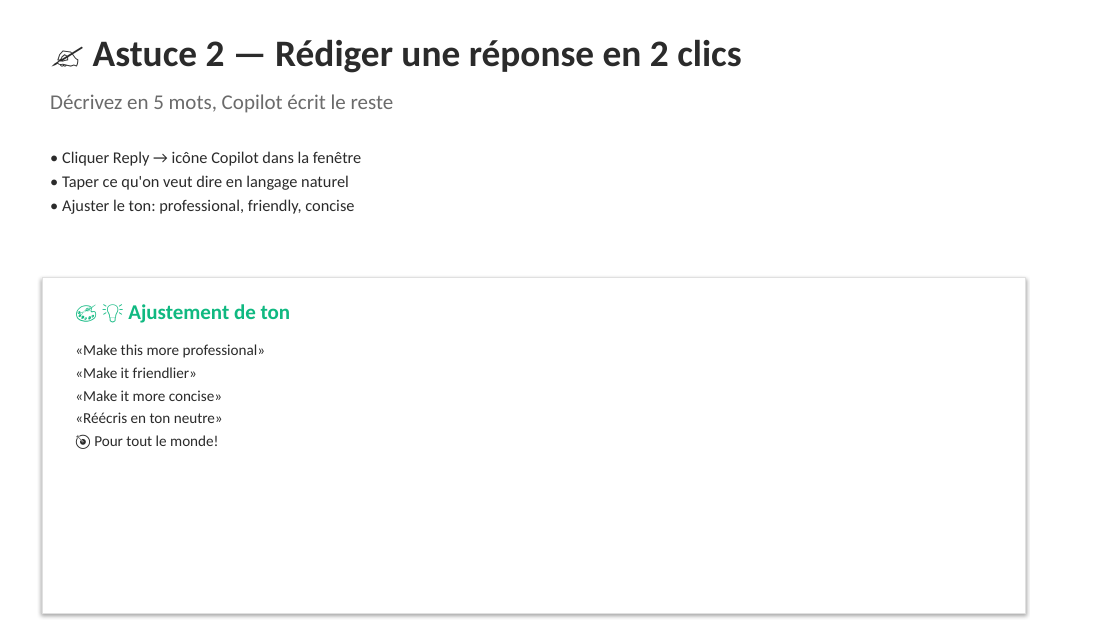
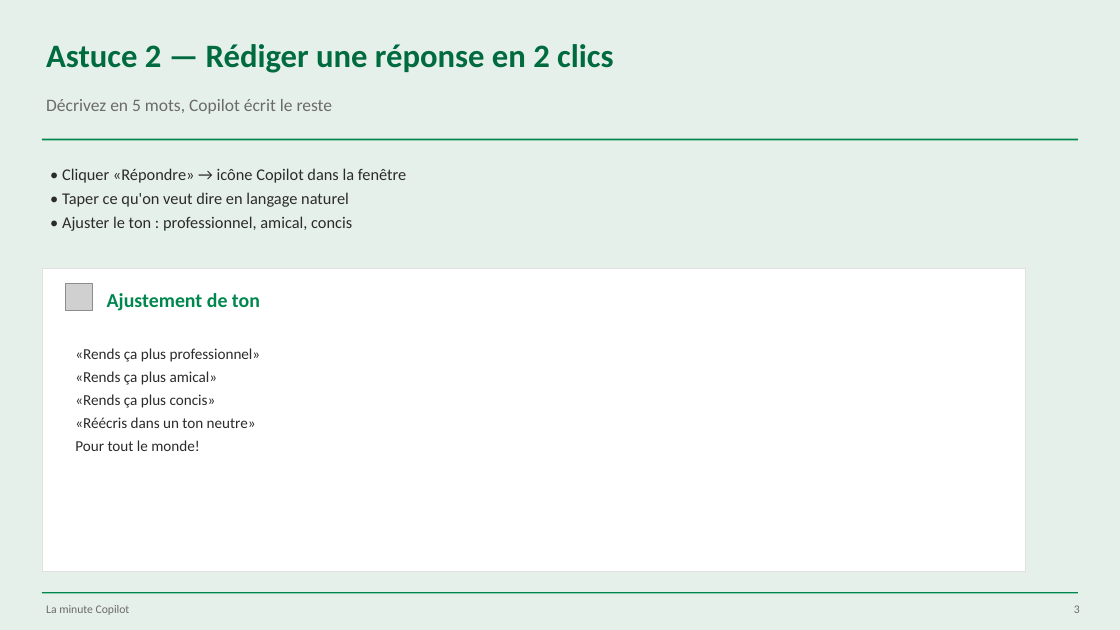
Before and after one commit to martinfou/la-minute-copilot, a slide deck: slide 3 of presentations/La_Minute_Copilot_Outlook.pptx. Drawn at 1120x630 pixels with LibreOffice and Linux fonts; fonts in the diff are those of the drawing; grey boxes stand for pictures. Boxes give left, top, right and bottom in pixels: in the first picture for what was removed or moved away, otherwise in the second. Text is boxed around its words. In the diff, an @@ line names an element or a change of style, - is before the commit and + after.

```diff
--- a/presentations/La_Minute_Copilot_Outlook.pptx
+++ b/presentations/La_Minute_Copilot_Outlook.pptx
@@ background #FFFFFF to #E6F0EA @@
@@ text at <box>46,44,613,73</box>: text changed; size 32 to 28 pt; text colour #2B2B2B to #006B3F @@
-✍️ Astuce 2 — Rédiger une réponse en 2 clics
+Astuce 2 — Rédiger une réponse en 2 clics
@@ text "Décrivez en 5 mots, Copilot ..." at <box>46,99,333,114</box>: size 18 to 15 pt @@
@@ rectangle added at <box>42,139,1078,140</box>, fill #00874E @@
@@ text "• Cliquer «Répondre» → icône ...": place and size @@
-text "• Cliquer «Répondre» → icône ..." at <box>62,151,362,214</box>
+text "• Cliquer «Répondre» → icône ..." at <box>62,168,406,231</box>
@@ text at <box>62,168,406,183</box>: text changed @@
-• Cliquer Reply → icône Copilot dans la fenêtre
+• Cliquer «Répondre» → icône Copilot dans la fenêtre
@@ text at <box>62,216,352,231</box>: text changed @@
-• Ajuster le ton: professional, friendly, concise
+• Ajuster le ton : professionnel, amical, concis
@@ rectangle: place and size @@
-rectangle at <box>42,277,1025,613</box>
+rectangle at <box>42,269,1025,571</box>
@@ rectangle at <box>42,269,1025,571</box>: shadow off @@
@@ picture added at <box>66,284,92,311</box> @@
@@ text at <box>107,293,260,311</box>: text changed; size 18 to 17 pt; text colour #10B981 to #00874E @@
-🎨 💡 Ajustement de ton
+Ajustement de ton
@@ text at <box>75,348,261,451</box>: text changed @@
-«Make this more professional»
-«Make it friendlier»
-«Make it more concise»
-«Réécris en ton neutre»
-🎯 Pour tout le monde!
+«Rends ça plus professionnel»
+«Rends ça plus amical»
+«Rends ça plus concis»
+«Réécris dans un ton neutre»
+Pour tout le monde!
@@ rectangle added at <box>42,592,1078,593</box>, fill #00874E @@
@@ text added at <box>46,605,130,615</box>, 10 pt, text #6B6B6B @@
+La minute Copilot
@@ text added at <box>1074,605,1080,613</box>, 10 pt, text #6B6B6B @@
+3
```
Also in this commit, not shown: 5 other slides changed, 2 slides added, 16 other files.
